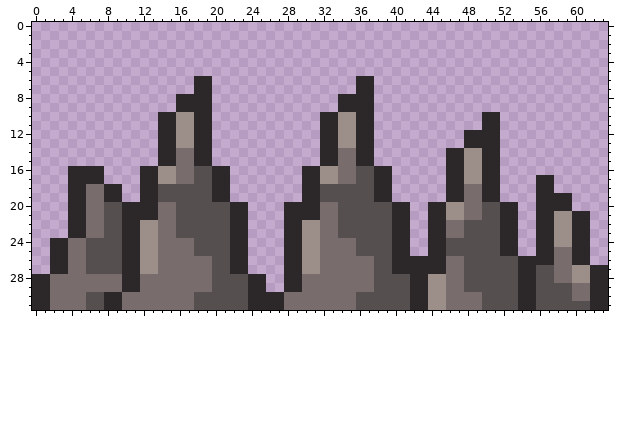
File history of a pixel-art sprite, assets/traps/pinchos.png. The picture above was drawn from the file before the commit.
The file is 64x32 pixels. Colours within 5 levels of each other are drawn and written as one.
After the commit:
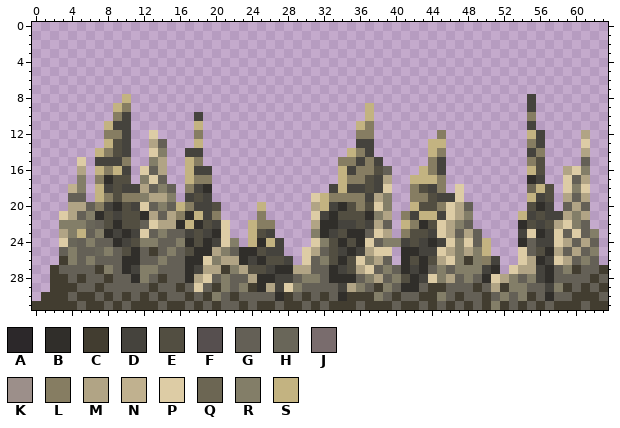
Palette (. is transparent): A #2c282a  B #302e2a  C #423d30  D #45433d  E #524e41  F #564f4f  G #646056  H #696659  J #796c6d  K #9c8f8a  L #867d62  M #b1a485  N #c0b18f  P #ddcca5  Q #6c6653  R #837e68  S #c3b381
Changes in this commit:
Changed rows in their new state; - is an unchanged pixel.
first column x 0:
 6 ------------------..----------------..--------------------------
 7 ------------------..----------------..--------------------------
 8 ----------S-----....--------------....-----------------D--------
 9 ---------SL-----....--------------...S-----------------D--------
10 ---------LD---....D.------------.....S------------..---L--------
11 --------SDD---....S.------------....SL------------..---D--------
12 --------LLD--P....L.------------....LL-------L--....---SD----M--
13 --------SED--MG...S.------------....DD------SS--....---LD----P--
14 -------SLED--PR..DD.------------...SLD------SL......---DL----M--
15 -----P-DDDL--RM..SL.------------..LLDLD-----LD......---LE----G--
16 ----.M.SLSD-PGM..SDD..--------....SDLLEG---SLD......---SE--MPR--
17 ----.R.LBEE-RPG..SLL..--------....SLLEDM--SSSL......---BD.-PGM--
18 ----NR.SDEDDMGRG.LDB..--------...DSDDEDP--LEDL.P....---QSE-PRP--
19 ----GG.SLELLRMMR.DED..--------.PSLLLLDMR--LLEDDP....---SDE.MGM--
20 ----MMGLDBEDPGRGSLDDE...-S--...MSDBELEPR..SEELPMG.....-EBD.GMG--
21 ---PMGRBEDEEBMGMLBSDL...-L--...PDBEEEBRM.LDSSDPMR.....SDEDDMRM--
22 ---RRRHGEBEEGPMMBSBEDP..SLL-...MBBDDEDMG.SLBEPMRG.....BEDEMPRG--
23 ---MRSGRBDBDPGRGGDEDBP..SED-...RBDEBBGPM.LEEDPMGMG....DPBDPGPGR-
24 --.PHGRGGBDERRGGRBEBDPR.SBSD...PREBEBPGRRDEDBDPRPGS...BGDDPMGMG-
25 --.GRGGHRGEBGCGRGEBBMRGBBEDD..PMGEDBDMPP.BBDDPMRMRS...PGEBMGMGR-
26 --.CRGRGGGBBGGRGGBBPRMMBDBEED.PGREBEPRMG.BEBEMPRCRLD..PMBDPMGRG-
27 --CGGGGCRGBDRRGGGBDMMCRMEEDBBMMGGBDEMPGRGBDBGRGRRRDB.PMMDBGRCGGC
28 ..CCGCGGCGGBRGCGGBMPGRGGMBBDDGRRGBBBGRMGREBDPRMGRGBPMRGRDBGGGGCG
29 ..CCCGGCGGGGGCGGCGPGCRGRCBMDPRGGGGDMRGCRGBBGCCGGGCGMCRRGGDRCGCGC
30 .CCCGCCGCGCGCGCGGCGCRGCGGGGBCGCGCGBCCCRGCGGCCRGCGGCGRGRCGBGGCCCG
31 CCCCCGCCGCGCCCGCCGCGCGGCGCCGCCGCGCCCGCCCGCCGCGCGCGCRCGCGCGCCCGCC
Where, in picture pixels (left, top, right, bottom), the same in both pictures:
changed: (32, 76, 608, 310)
